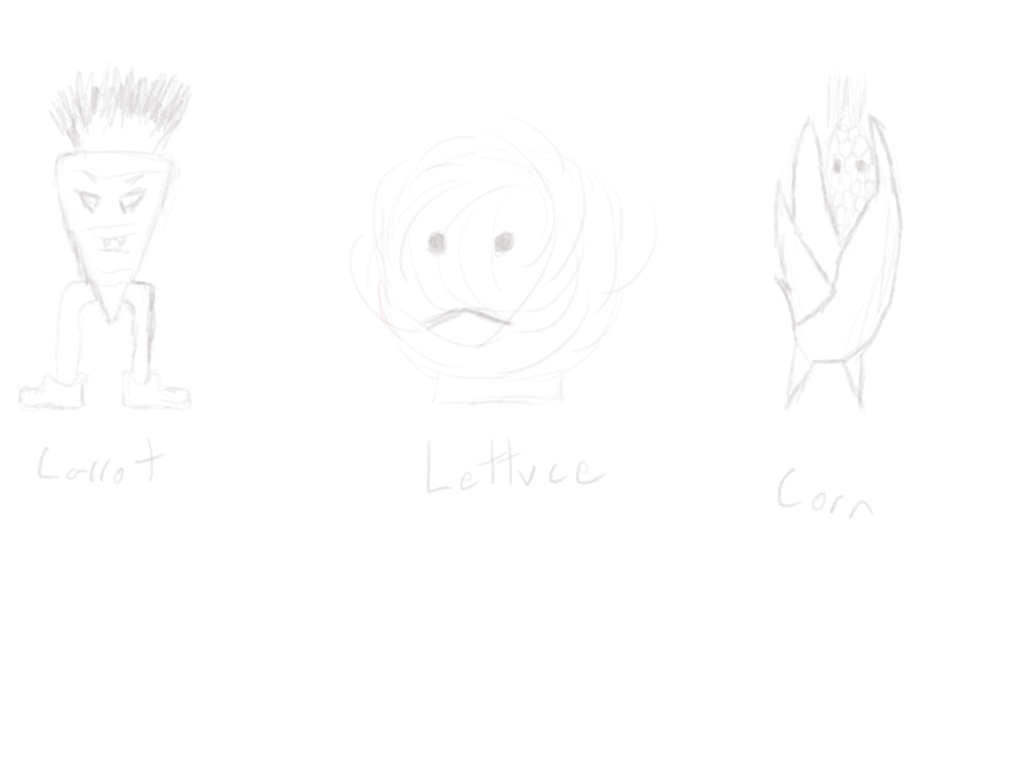
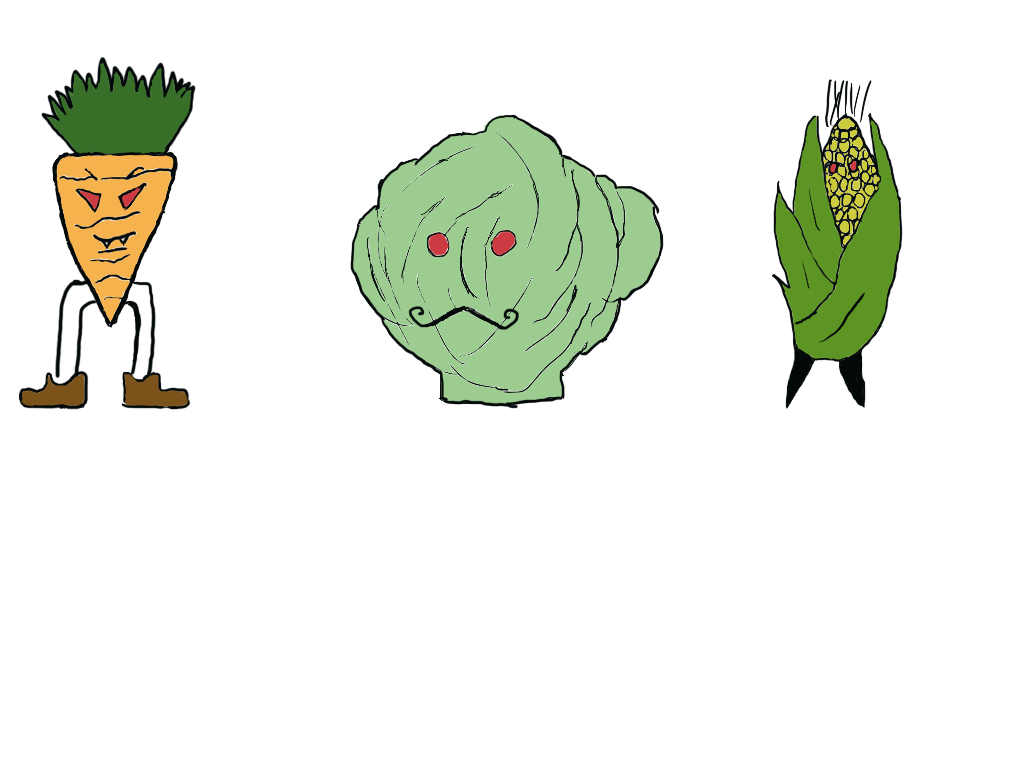
Revision of a layered 1024×768 image; what changed, layer by layer:
renamed "Labels" to "Layer 5", painted on it over [18, 56, 904, 520]
removed layer "Outline" over [18, 56, 904, 512]
